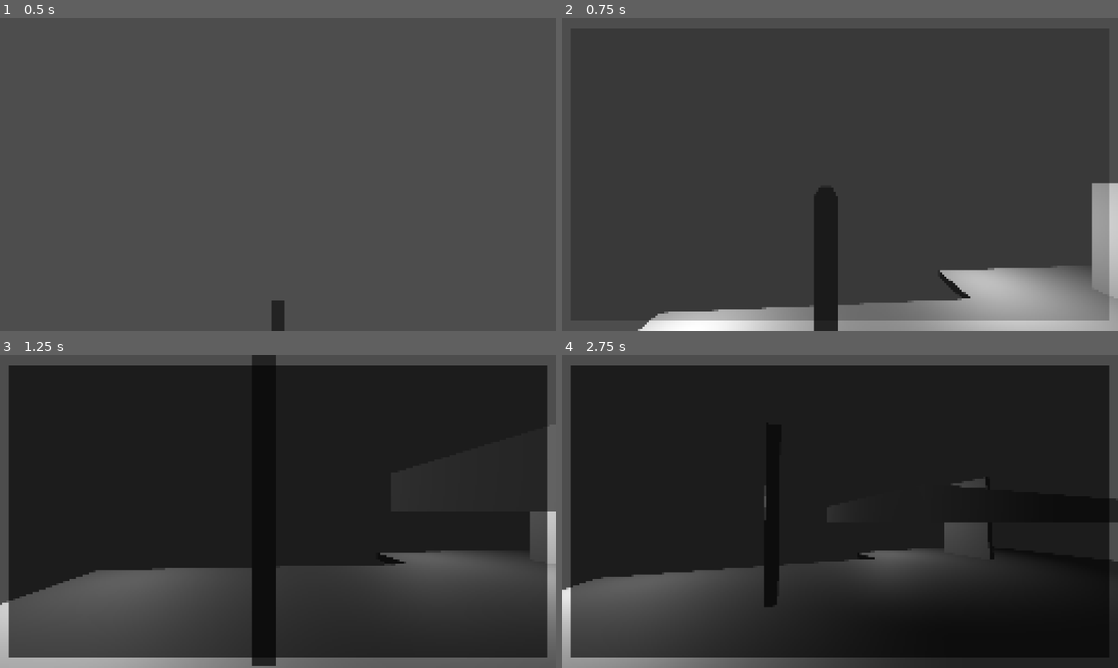
Above: before the commit, frames 1-4 (two rows, left to right).
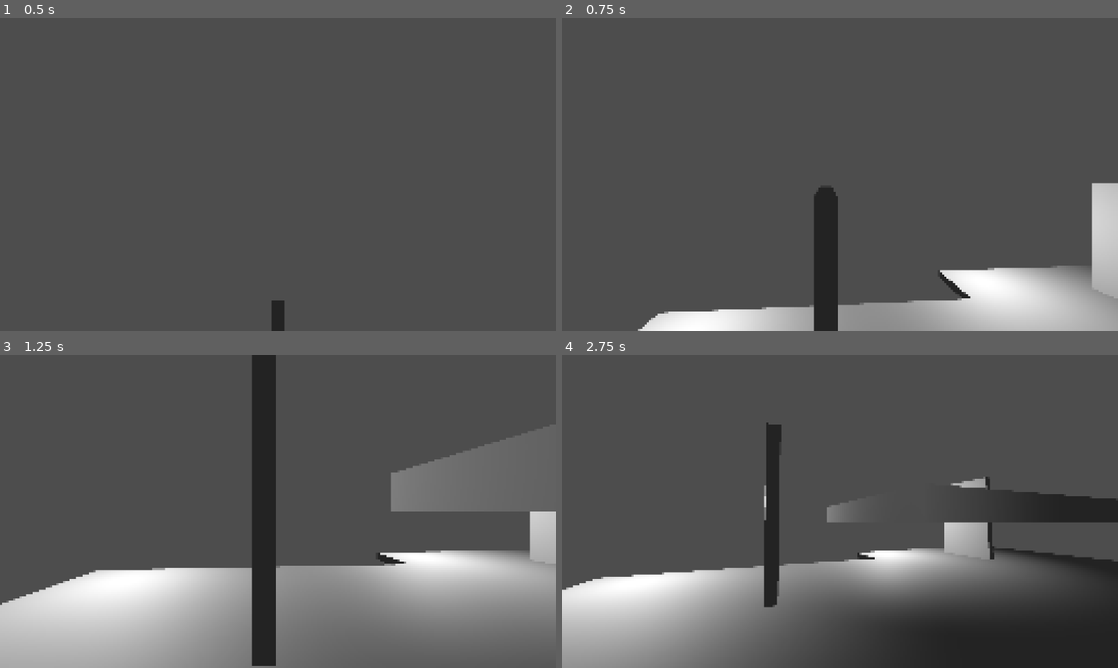
Above: after the commit, the same moments.

Repository: BrownRISDGameDevelopers/hungry-haus
Game: Godot game, scene res://src/Game.tscn
Two runs of this game, one before a commit and one after it. Both use one fixed random seed, a clock stepped at 60 frames per second and the inputs below.
Inputs (mouse positions are in pixels of both pictures, inside the frame that each line leads up to):
- Up to frame 1 (0.5 s): no input
- Up to frame 2 (0.75 s): move the mouse to (867, 174) at 0.52 s; hold W (move_forward) from 0.53 s (still down); hold Tab (interact) from 0.53 s (still down)
- Up to frame 3 (1.25 s): keep holding W (move_forward); keep holding Tab (interact); tap Space (jump) at 0.77 s
- Up to frame 4 (2.75 s): tap Enter at 1.25 s; move the mouse to (728, 527) at 1.27 s; release W (move_forward) at 1.28 s; release Tab (interact) at 1.28 s; hold S (move_backward) 1.28-2.03 s; tap Tab (interact) at 1.35 s; tap Space (jump) at 1.52 s; move the mouse to (851, 505) at 2.02 s; hold W (move_forward) from 2.03 s (still down); hold Tab (interact) from 2.03 s (still down)

Frame 1 is identical in both runs. In frame 2, 7.8% of the frame differs, in the area x 15-99%, y 52-97%; in frame 3, 86%, in the area x 1-99%, y 3-97%; in frame 4, 84%.

Commit message:
added files/scenes for lock and jigsaw puzzles, also implemented lock puzzle

Diff:
--- a/src/Game.tscn
+++ b/src/Game.tscn
@@ -48,6 +48,7 @@
 
 [node name="Puzzle" parent="SubViewportContainer/2DViewport" instance=ExtResource("2_lqjwq")]
 unique_name_in_owner = true
+visible = false
 
 [node name="ColorRect" type="ColorRect" parent="SubViewportContainer/2DViewport/Puzzle"]
 modulate = Color(1, 1, 1, 0.627451)
--- /dev/null
+++ b/src/ui/bedroom/bedroom_jigsaw.gd
@@ -0,0 +1,3 @@
+extends Puzzle
+
+class_name BedroomJigsaw
--- /dev/null
+++ b/src/ui/bedroom/bedroom_jigsaw.tscn
@@ -0,0 +1,12 @@
+[gd_scene load_steps=2 format=3 uid="uid://817buapfpxva"]
+
+[ext_resource type="Script" uid="uid://bfp82kbfgtktt" path="res://src/ui/bedroom/bedroom_jigsaw.gd" id="1_nawk6"]
+
+[node name="BedroomJigsaw" type="Control"]
+layout_mode = 3
+anchors_preset = 15
+anchor_right = 1.0
+anchor_bottom = 1.0
+grow_horizontal = 2
+grow_vertical = 2
+script = ExtResource("1_nawk6")
--- /dev/null
+++ b/src/ui/bedroom/bedroom_lock.gd
@@ -0,0 +1,12 @@
+extends Puzzle
+
+class_name BedroomLock
+
+func _ready():
+	$ColorRect/submit.pressed.connect(_submit)
+	modulate = Color(1,1,1,0)
+
+func _submit():
+	var combo = $ColorRect/HBoxContainer/LockButton.getVal() + $ColorRect/HBoxContainer/LockButton2.getVal() + $ColorRect/HBoxContainer/LockButton3.getVal() + $ColorRect/HBoxContainer/LockButton4.getVal() + $ColorRect/HBoxContainer/LockButton5.getVal()
+	if combo == "12345":
+		print("Success!")
--- /dev/null
+++ b/src/ui/bedroom/bedroom_lock.tscn
@@ -0,0 +1,76 @@
+[gd_scene load_steps=3 format=3 uid="uid://rxjhjaphbkps"]
+
+[ext_resource type="Script" uid="uid://pb2j5k4qucj4" path="res://src/ui/bedroom/bedroom_lock.gd" id="1_ujuyf"]
+[ext_resource type="PackedScene" uid="uid://bnl1vwjp1jfxc" path="res://src/ui/bedroom/lock_button.tscn" id="2_gjvml"]
+
+[node name="BedroomLock" type="Control"]
+layout_mode = 3
+anchors_preset = 15
+anchor_right = 1.0
+anchor_bottom = 1.0
+grow_horizontal = 2
+grow_vertical = 2
+script = ExtResource("1_ujuyf")
+
+[node name="ColorRect" type="ColorRect" parent="."]
+modulate = Color(1, 1, 1, 0.627451)
+layout_mode = 1
+anchors_preset = 15
+anchor_right = 1.0
+anchor_bottom = 1.0
+offset_left = 5.0
+offset_top = 6.0
+offset_right = -955.0
+offset_bottom = -534.0
+grow_horizontal = 2
+grow_vertical = 2
+color = Color(0.133196, 0.133196, 0.133196, 1)
+
+[node name="HBoxContainer" type="HBoxContainer" parent="ColorRect"]
+layout_mode = 1
+anchors_preset = 8
+anchor_left = 0.5
+anchor_top = 0.5
+anchor_right = 0.5
+anchor_bottom = 0.5
+offset_left = -75.5
+offset_top = -25.5
+offset_right = 75.5
+offset_bottom = 25.5
+grow_horizontal = 2
+grow_vertical = 2
+
+[node name="LockButton" parent="ColorRect/HBoxContainer" instance=ExtResource("2_gjvml")]
+layout_mode = 2
+size_flags_horizontal = 3
+
+[node name="LockButton2" parent="ColorRect/HBoxContainer" instance=ExtResource("2_gjvml")]
+layout_mode = 2
+size_flags_horizontal = 3
+
+[node name="LockButton3" parent="ColorRect/HBoxContainer" instance=ExtResource("2_gjvml")]
+layout_mode = 2
+size_flags_horizontal = 3
+
+[node name="LockButton4" parent="ColorRect/HBoxContainer" instance=ExtResource("2_gjvml")]
+layout_mode = 2
+size_flags_horizontal = 3
+
+[node name="LockButton5" parent="ColorRect/HBoxContainer" instance=ExtResource("2_gjvml")]
+layout_mode = 2
+size_flags_horizontal = 3
+
+[node name="submit" type="Button" parent="ColorRect"]
+layout_mode = 1
+anchors_preset = 7
+anchor_left = 0.5
+anchor_top = 1.0
+anchor_right = 0.5
+anchor_bottom = 1.0
+offset_left = -38.5
+offset_top = -50.0
+offset_right = 38.5
+offset_bottom = -19.0
+grow_horizontal = 2
+grow_vertical = 0
+text = "Confirm"
--- a/src/ui/bedroom/bedroom_puzzle.gd
+++ /dev/null
@@ -1,3 +0,0 @@
-extends Puzzle
-
-class_name BedroomPuzzle
--- a/src/ui/bedroom/bedroom_puzzle.tscn
+++ /dev/null
@@ -1,7 +0,0 @@
-[gd_scene load_steps=3 format=3 uid="uid://ucb4ni385yxx"]
-
-[ext_resource type="PackedScene" uid="uid://cl6ia52rquthd" path="res://src/ui/puzzle.tscn" id="1_mb3a5"]
-[ext_resource type="Script" uid="uid://xi7c6ifqm0rl" path="res://src/ui/bedroom/bedroom_puzzle.gd" id="2_yn5g8"]
-
-[node name="BedroomPuzzle" instance=ExtResource("1_mb3a5")]
-script = ExtResource("2_yn5g8")
--- /dev/null
+++ b/src/ui/bedroom/lock_button.gd
@@ -0,0 +1,14 @@
+extends Button
+
+var val = 0
+
+func _ready():
+	self.pressed.connect(incr)
+
+func incr():
+	val+=1
+	val%=10
+	self.text = str(val)
+
+func getVal():
+	return str(val)
--- /dev/null
+++ b/src/ui/bedroom/lock_button.tscn
@@ -0,0 +1,9 @@
+[gd_scene load_steps=2 format=3 uid="uid://bnl1vwjp1jfxc"]
+
+[ext_resource type="Script" uid="uid://b8nt1dh38so6w" path="res://src/ui/bedroom/lock_button.gd" id="1_tj02q"]
+
+[node name="LockButton" type="Button"]
+offset_right = 42.0
+offset_bottom = 53.0
+text = "0"
+script = ExtResource("1_tj02q")
Not shown, added: src/ui/bedroom/bedroom_jigsaw.gd.uid
Not shown, added: src/ui/bedroom/bedroom_lock.gd.uid
Not shown, removed: src/ui/bedroom/bedroom_puzzle.gd.uid
Not shown, added: src/ui/bedroom/lock_button.gd.uid
Not shown, added: src/ui/bedroom/bedroom_lock.tscn3766450952.tmp
